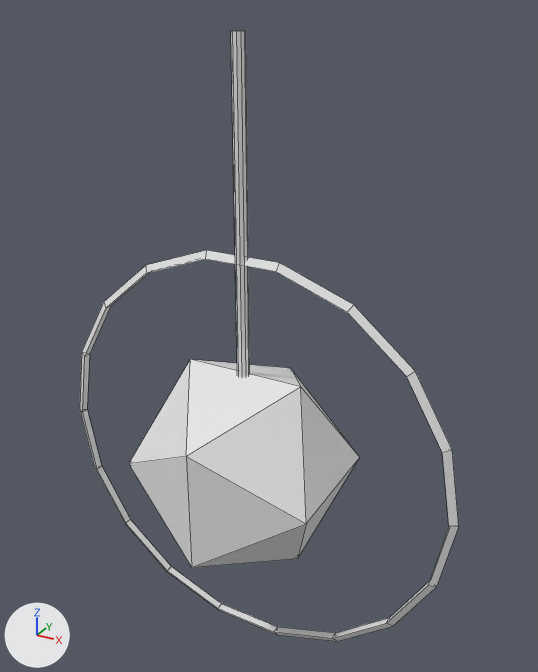
A saved change to the OBJ model Assets/Models/Bottom Shoulder/Public-Photo_0008.obj.
One viewpoint serves both versions: a 50 mm camera at (0.456, -0.76, 0.362) aimed at (0.019, 0.036, -0.035). Arrows for +X, +Y and +Z are at lower left; the lights stay in place. Mesh edges are drawn as thin lines. Where no turn or scale is listed for an object, it has been applied to the vertices. Vertices at the same position are counted once.

In view in the first picture: 'Public-Photo_0008'.
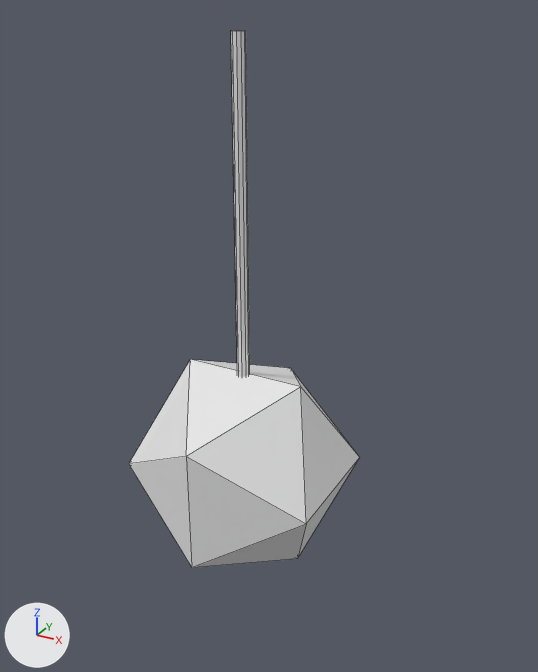
The change, as a list of edits to the scene's bpy script:
```text
Change me_public_photo_0008:
    where me_public_photo_0008.from_pydata(...)  # 88 vertices, 104 faces; spans x -0.302..0.302, y -0.137..0.137, z -0.512..0.34
    used by ob_public_photo_0008; location = (0.0, 0.0, 0.0)
    me_public_photo_0008 part 1: the loose piece of 54 vertices spanning x -0.302..0.302, y -0.006..0.006, z -0.512..0.082 is deleted
```

Pixel boxes [x1, y1, x2, y2] of what changed, in the pictures (538 x 672 px):
'Public-Photo_0008', reshaped (39% narrower, 12% shorter)
    before: [80, 30, 459, 641]
    after: [129, 30, 360, 568]
part 1 of me_public_photo_0008, deleted
    before: [80, 250, 459, 641]
